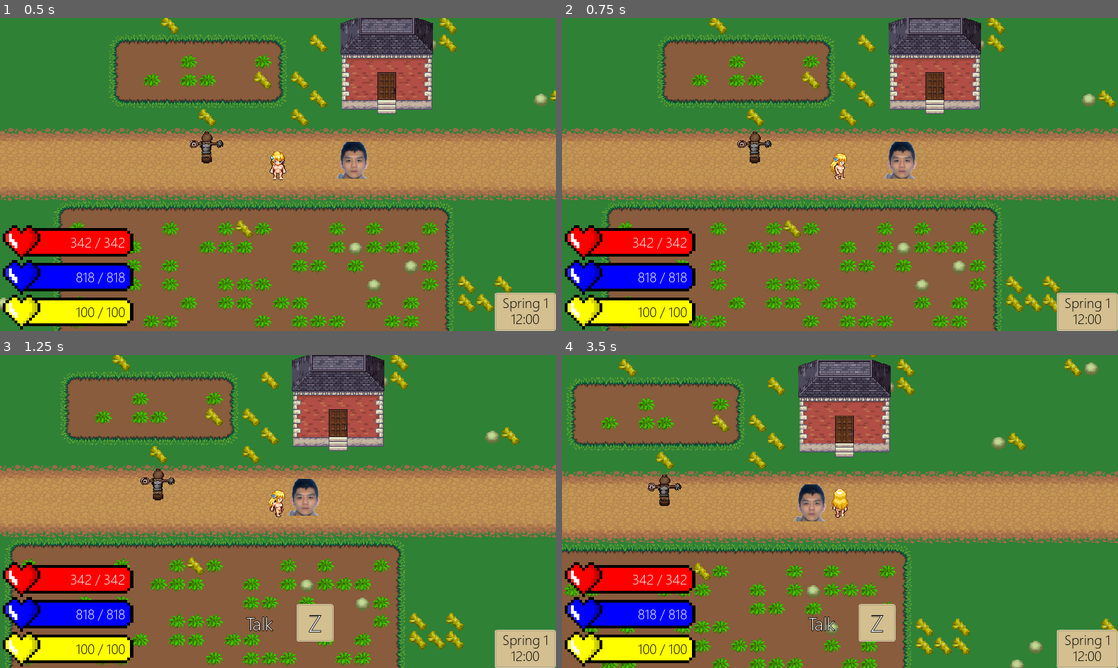
Above: before the commit, frames 1-4 (two rows, left to right).
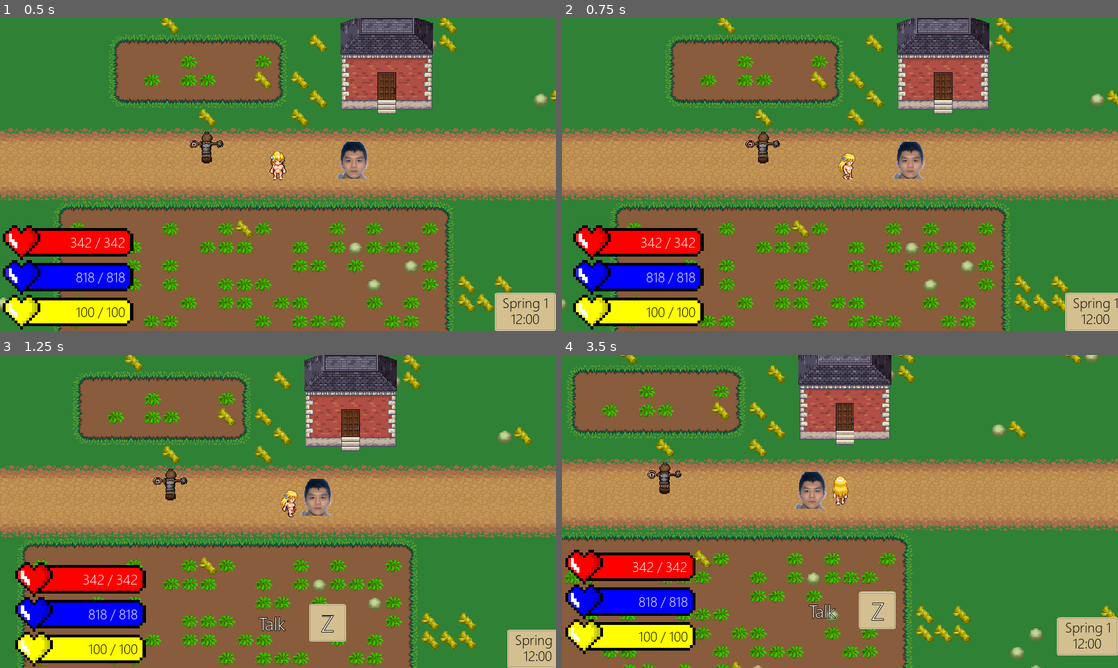
Above: after the commit, the same moments.

Repository: hagabooga/welcome-of-fate-godot
Game: Godot game, scene res://World.tscn
Same seed, same stepped clock (60 frames per second), same inputs: the game is played once before the commit and once after it.
Inputs (mouse positions are in pixels of both pictures, inside the frame that each line leads up to):
- Up to frame 1 (0.5 s): no input
- Up to frame 2 (0.75 s): tap Enter (ui_accept) at 0.5 s; move the mouse to (962, 158) at 0.52 s; hold Right (ui_right) from 0.53 s (still down); tap E (action) at 0.6 s
- Up to frame 3 (1.25 s): keep holding Right (ui_right); tap Enter (ui_accept) at 0.77 s
- Up to frame 4 (3.5 s): move the mouse to (728, 527) at 1.27 s; release Right (ui_right) at 1.28 s; hold Down (ui_down) 1.28-2.03 s; tap E (action) at 1.35, 2.3, 3.05 s; tap Enter (ui_accept) at 1.52, 3.02 s; move the mouse to (895, 442) at 2.02 s; hold Right (ui_right) 2.03-2.78 s; tap X (attack) at 2.1 s; move the mouse to (812, 574) at 2.77 s; hold Up (ui_up) from 2.78 s (still down); tap Ctrl (ctrl) at 2.85 s

Frame 1 is identical in both runs. In frame 2, 22% of the frame differs, in the area x 0-100%, y 0-100%; in frame 3, 24%; in frame 4, 40%.
Error in both runs: Invalid get index 'watering can' (on base: 'Nil'). (res://scripts/items/item_database.gd:18)

Commit message:
dash implemneted
need to fix bug where up goes down

Diff:
--- a/Booga's Welcome of Fate/scripts/player/Player.gd
+++ b/Booga's Welcome of Fate/scripts/player/Player.gd
@@ -8,8 +8,12 @@
 var facing = down
 var can_move = true
 var equipped_weapon = null
+var dash_key = null
+var dash_current_time = 0
+var dash_time_interval
 
 func _ready():
+	dash_time_interval = $DashInterval.wait_time
 	player_equip.player_inventory = $UI/Inventory
 	player_stats.connect("on_add_hp", self, "make_damage_popup")
 
@@ -44,12 +48,16 @@
 	velocity = Vector2()
 	if Input.is_action_pressed('ui_right'):
 		velocity.x = 1
+		dash_current_time = 0
 	elif Input.is_action_pressed('ui_left'):
 		velocity.x = -1
+		dash_current_time = 0
 	if Input.is_action_pressed('ui_down'):
 		velocity.y = 1
+		dash_current_time = 0
 	elif Input.is_action_pressed('ui_up'):
 		velocity.y = -1
+		dash_current_time = 0
 	if velocity.x == 1:
 		facing = right
 		play_all_anims("walk",right)
@@ -107,16 +115,45 @@
 			$Tool.visible = false
 
 func _physics_process(delta):
+	print(dash_key)
 	var z = world_globals.tilemap_soil.world_to_map(global_position).y
 	if z >= 0:
 		z_index = world_globals.tilemap_soil.world_to_map(global_position).y
 	if !$UI/Dialogue.visible:
 		get_action_input()
 		if can_move:
-			get_input()
-			move_and_slide(velocity)
+			if $DashInterval.is_stopped():
+				get_input()
+			check_dash()
+			move_and_slide_player(delta)
 			global_position = Vector2(stepify(global_position.x, 1), stepify(global_position.y, 1))
 
+
+func check_dash():
+	var inputs = ["ui_right", "ui_left", "ui_up", "ui_down"]
+	for x in inputs:
+		if Input.is_action_just_pressed(x):
+			if dash_key == x:
+				$DashInterval.start()
+			else:
+				dash_key = x
+
+func move_and_slide_player(delta):
+	if !$DashInterval.is_stopped():
+		if dash_key == 'ui_left':
+			velocity.x = -400 * (1 + $DashInterval.time_left - $DashInterval.wait_time * 1.1)
+		elif dash_key == 'ui_right':
+			velocity.x = 400 * (1 + $DashInterval.time_left - $DashInterval.wait_time * 1.1)
+		elif dash_key == 'ui_up':
+			velocity.y = -400 * (1 + $DashInterval.time_left - $DashInterval.wait_time * 1.1)
+		else:
+			velocity.y = 400 * (1 + $DashInterval.time_left - $DashInterval.wait_time * 1.1)
+	move_and_slide(velocity)
+	if dash_current_time != -1 and dash_current_time < dash_time_interval:
+		dash_current_time += delta
+	else:
+		dash_current_time = -1
+		dash_key = null
 func _input(event):
 	if true:
 		if Input.is_action_pressed("ctrl"):
@@ -174,3 +211,8 @@
 	$Tool.visible = false
 	if equipped_weapon != null:
 		equipped_weapon.visible = true
+
+
+func _on_DashInterval_timeout():
+	dash_key = null
+	dash_current_time = 0
--- a/Booga's Welcome of Fate/scripts/player/Player.tscn
+++ b/Booga's Welcome of Fate/scripts/player/Player.tscn
@@ -789,10 +789,15 @@
 current = true
 drag_margin_h_enabled = false
 drag_margin_v_enabled = false
+smoothing_enabled = true
 drag_margin_left = 0.0
 drag_margin_top = 0.0
 drag_margin_right = 0.0
 drag_margin_bottom = 0.0
+
+[node name="DashInterval" type="Timer" parent="."]
+wait_time = 0.14
+one_shot = true
 
 [connection signal="timeout" from="PlayerChangeToolSprite/Timer" to="PlayerChangeToolSprite" method="_on_Timer_timeout"]
 [connection signal="animation_finished" from="SpriteWithBodyAnimation/AnimationPlayer" to="." method="_on_AnimationPlayer_animation_finished"]
@@ -803,5 +808,6 @@
 [connection signal="item_activated" from="UI/Dialogue/Options" to="UI/Dialogue" method="_on_Options_item_activated"]
 [connection signal="pressed" from="UI/Dialogue/QuestAsk/QuestYes" to="UI/Dialogue" method="_on_QuestYes_pressed"]
 [connection signal="pressed" from="UI/Dialogue/QuestAsk/QuestNo" to="UI/Dialogue" method="_on_QuestNo_pressed"]
+[connection signal="timeout" from="DashInterval" to="." method="_on_DashInterval_timeout"]
 
 [editable path="SpriteWithBodyAnimation"]
